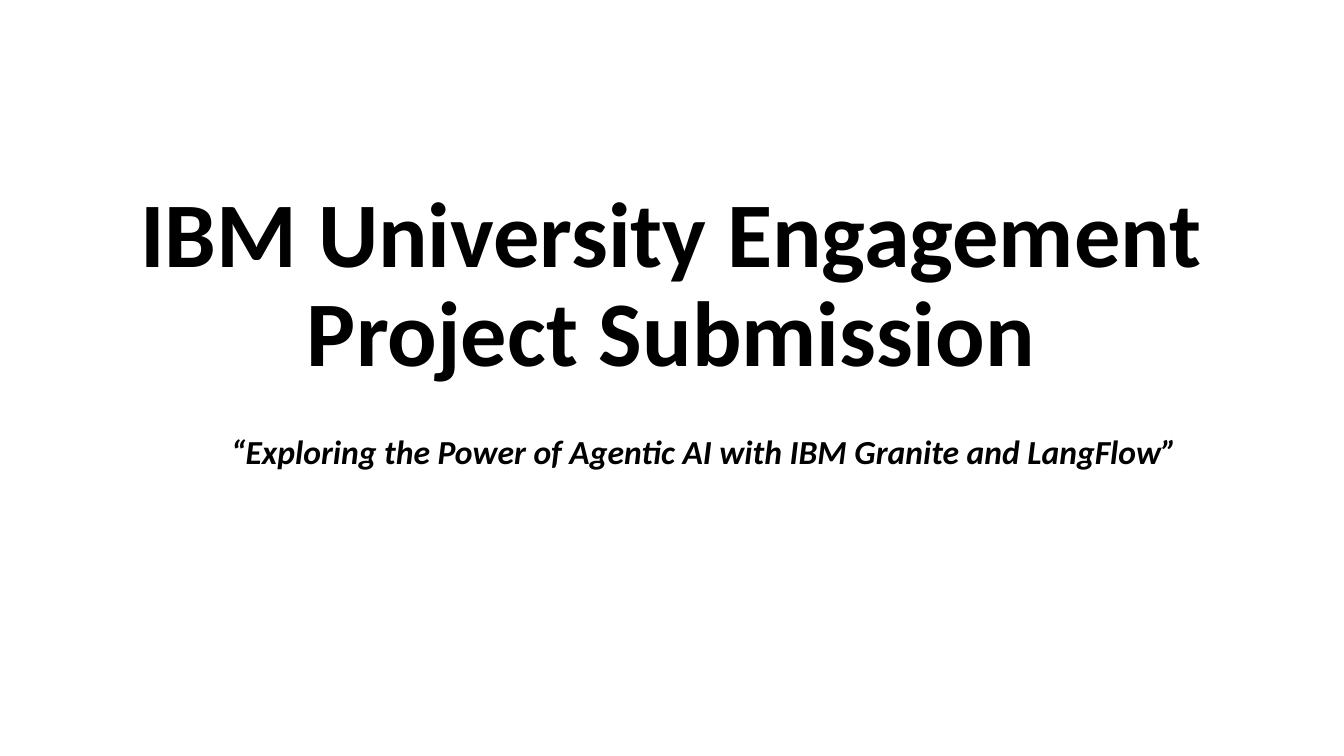
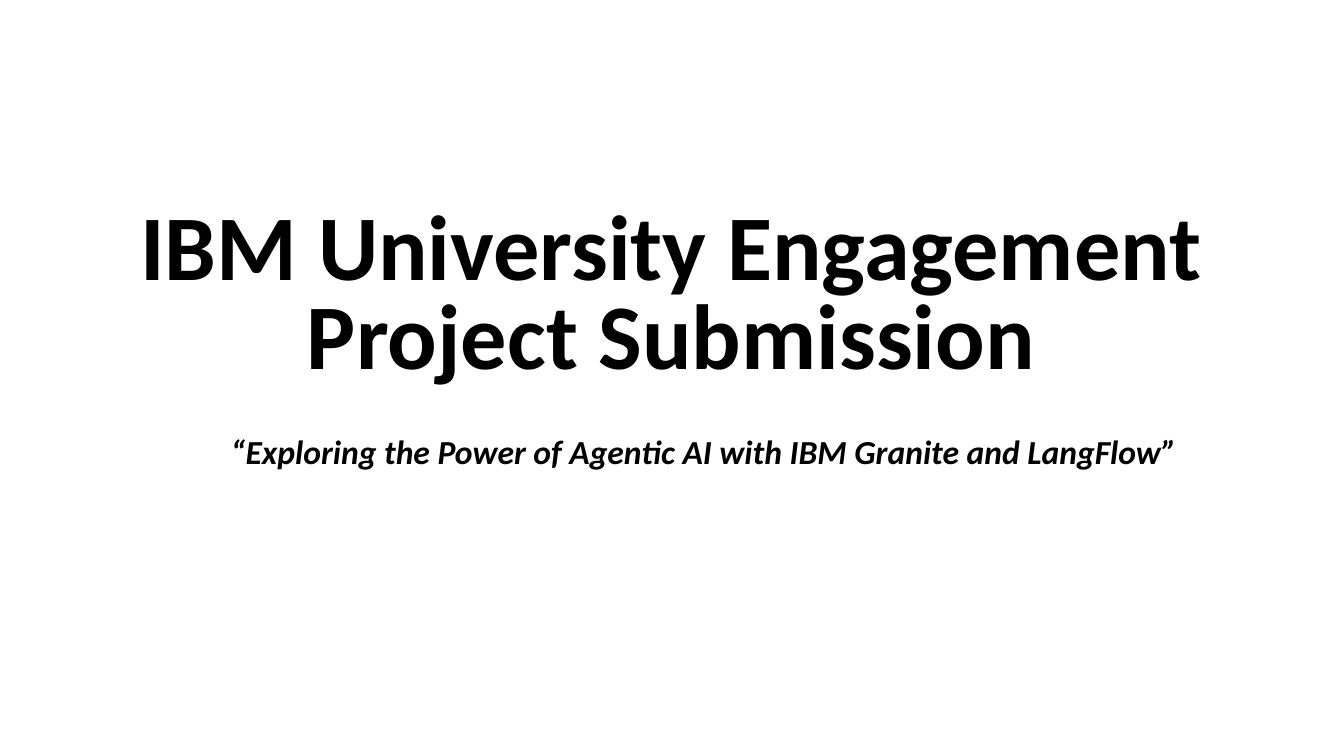
Before and after one commit to vprayag2005/ibm_project, a slide deck: slide 1 of Adv GLE_Langflow_Project Submission Template for EduentFoundation_IBMUniversityEngagement11.pptx. Drawn at 1344x756 pixels with LibreOffice and Linux fonts; fonts in the diff are those of the drawing. Boxes give left, top, right and bottom in pixels: in the first picture for what was removed or moved away, otherwise in the second. Text is boxed around its words. In the diff, an @@ line names an element or a change of style, - is before the commit and + after.

Commit message:
Update project submission template and testimonial files

```diff
--- a/Adv GLE_Langflow_Project Submission Template for EduentFoundation_IBMUniversityEngagement11.pptx
+++ b/Adv GLE_Langflow_Project Submission Template for EduentFoundation_IBMUniversityEngagement11.pptx
@@ title "IBM University Engagement Project Submission" at [140, 215, 1201, 385]: line spacing 0.9 to 0.8 @@
```
Also in this commit, not shown: 1 other slide changed, 1 other file.
